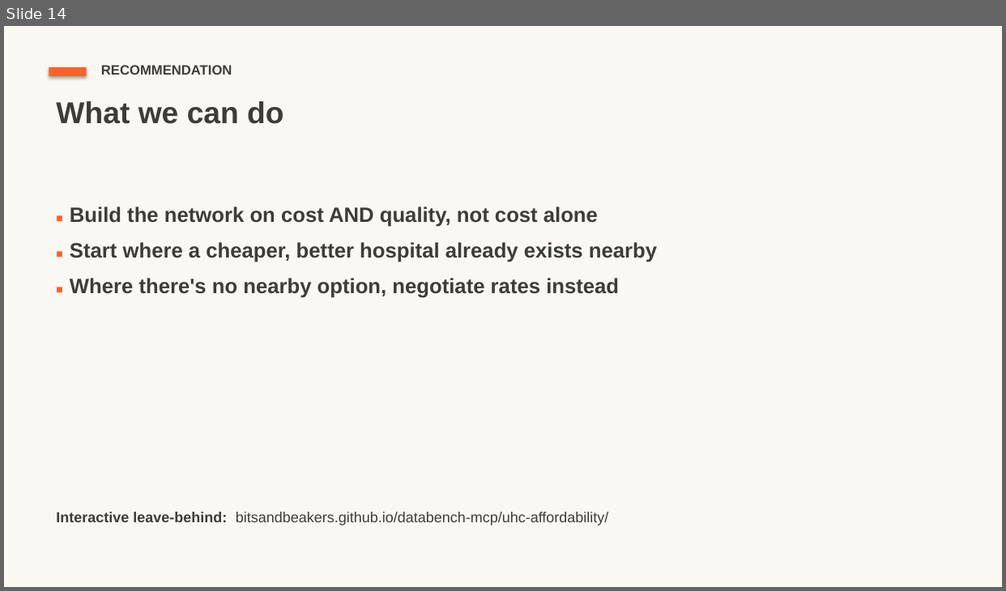
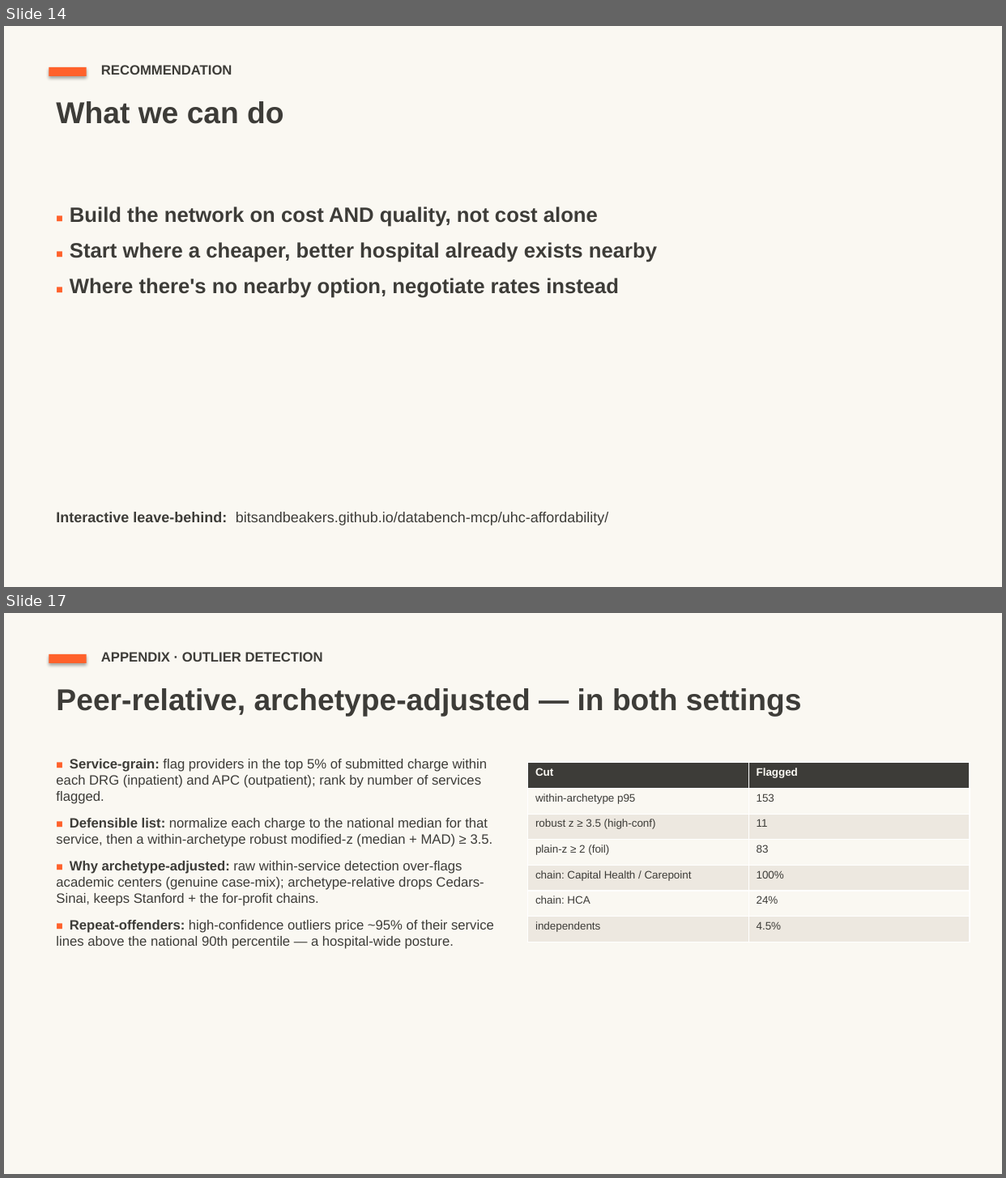
Before and after one commit to bitsandbeakers/databench-mcp, a slide deck: docs/slides/UHC_Affordability_Deck_readahead.pptx. Shown one above the other, each under a label of ours: slide 14 before the commit, slides 14 and 17 after it; the slides between them are not shown. The pictures are 1006x591 and 1006x1178 pixels, drawn with LibreOffice and Linux fonts; fonts in the diff are those of the drawing. Boxes give left, top, right and bottom in pixels: in the first picture for what was removed or moved away, otherwise in the second. Text is boxed around its words. In the diff, an @@ line names an element or a change of style, - is before the commit and + after.

```diff
--- a/docs/slides/UHC_Affordability_Deck_readahead.pptx
+++ b/docs/slides/UHC_Affordability_Deck_readahead.pptx
@@ slide 17 added at box(4, 613, 1002, 1174), background #FAF8F2 @@
@@ rectangle added at box(49, 654, 87, 663), fill #FF612B @@
@@ text added at box(101, 652, 323, 662), 13 pt, text #3D3C38, bold @@
+APPENDIX · OUTLIER DETECTION
@@ text added at box(56, 688, 802, 717), 29 pt, text #3D3C38, bold @@
+Peer-relative, archetype-adjusted — in both settings
@@ text added at box(56, 759, 494, 949), 13 pt, text #3D3C38 @@
+■ Service-grain: flag providers in the top 5% of submitted charge within each DRG (inpatient) and APC (outpatient); rank by number of services flagged.
+■ Defensible list: normalize each charge to the national median for that service, then a within-archetype robust modified-z (median + MAD) ≥ 3.5.
+■ Why archetype-adjusted: raw within-service detection over-flags academic centers (genuine case-mix); archetype-relative drops Cedars-Sinai, keeps Stanford + the for-profit chains.
+■ Repeat-offenders: high-confidence outliers price ~95% of their service lines above the national 90th percentile — a hospital-wide posture.
@@ table added at box(528, 763, 970, 943), 7 rows, 2 columns @@
+Cut | Flagged
+within-archetype p95 | 153
+robust z ≥ 3.5 (high-conf) | 11
+plain-z ≥ 2 (foil) | 83
+chain: Capital Health / Carepoint | 100%
+chain: HCA | 24%
+independents | 4.5%
```
Also in this commit, not shown: 1 slide changed, 6 other slides added.
